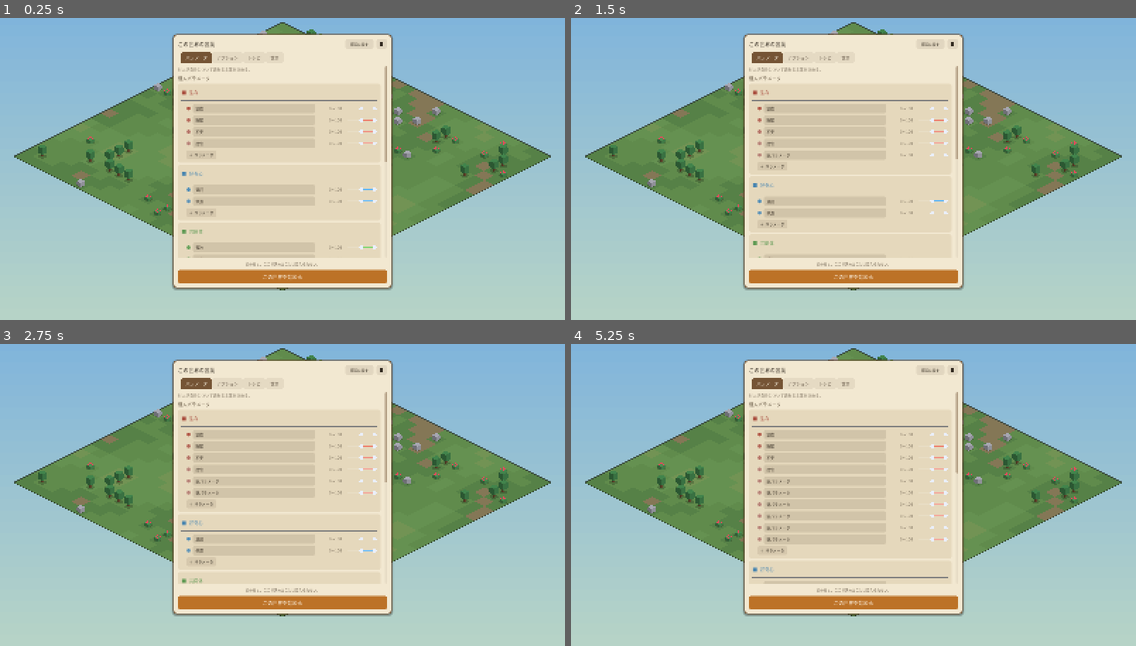
Above: before the commit, frames 1-4 (two rows, left to right).
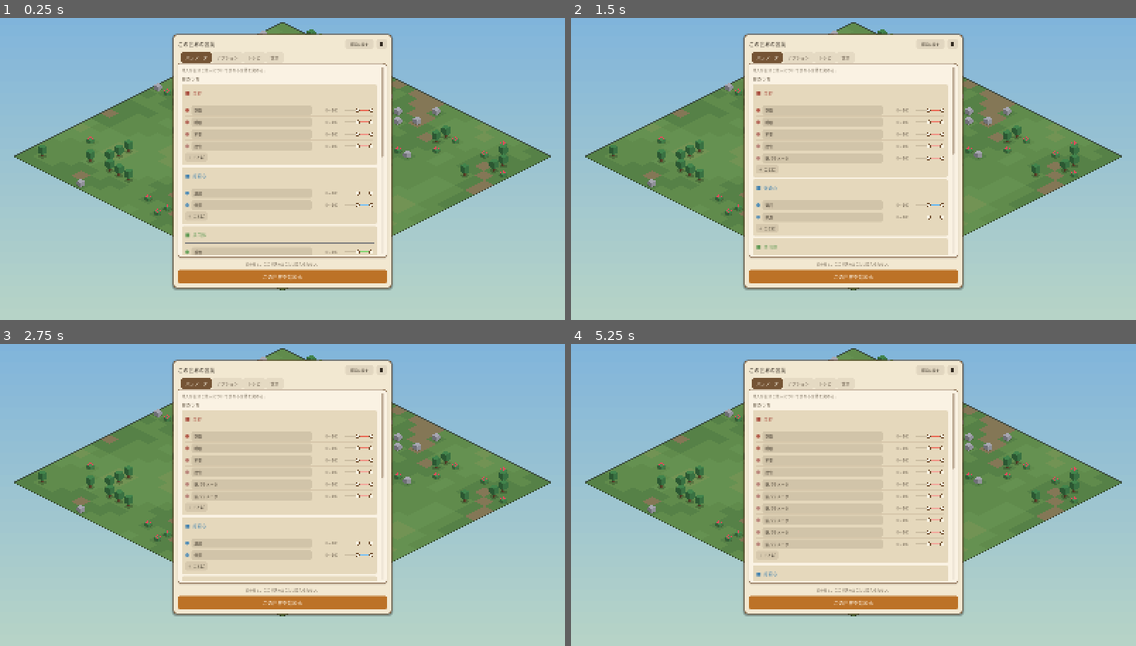
Above: after the commit, the same moments.

Repository: asterisk-cn/world-simulator
Game: Godot game, scene res://scenes/main.tscn
The game is run twice, just before and just after one commit, with the same random seed, the same clock (stepped at 60 frames per second) and the same inputs.
Inputs (mouse positions are in pixels of both pictures, inside the frame that each line leads up to):
- Up to frame 1 (0.25 s): no input
- Up to frame 2 (1.5 s): click "既定に戻す" at 0.5 s; click (774, 153) at 1.25 s, where only the run before the commit has a clickable "＋ パラメータ"
- Up to frame 3 (2.75 s): click (203, 491) at 2 s, where only the run before the commit has a clickable "＋ パラメータ"
- Up to frame 4 (5.25 s): click (774, 504) at 2.75 s, where only the run before the commit has a clickable "＋ パラメータ"; click (774, 516) at 3.5 s, where only the run before the commit has a clickable "＋ パラメータ"; click (774, 528) at 4.25 s, where only the run before the commit has a clickable "＋ パラメータ"; click (774, 540) at 5 s, where only the run before the commit has a clickable "＋ パラメータ"

The runs differ from the first frame. In frame 1, 3.9% of the frame differs, in the area x 31-69%, y 14-80%; in frame 2, 3.6%; in frame 3, 4.0%; in frame 4, 4.2%.

Commit message:
セットアップとゲーム内で見え方を揃え、細部を直す
- 「個人パラメータ／関係パラメータ」を「胸のうち／間柄」へ。
  仕組みは同じで関わる人数が違うだけなので、名前も対にした
- タブの選択を全周を丸めた札に。下だけ角が立って切れて見えていた。
  中身を一枚の紙として敷き、めくって切り替える感じにする
- 一覧を行ごとのカードから、1枚の表＋細い罫線へ。
  同じ色の箱が階段状に積まれて、どこまでが1行か読めなかった
- 設定側のパラメータ行も同じ形に揃えた
- スライダーのつまみが透けて溝の色を拾っていたので塗りつぶす
- 間柄のマスを押しただけで関係が生まれていたのを修正（pair_peek）
- 村人の足元の行動表示をやめる
- 「この人を見る」を目のアイコンへ
- フォントを丸ゴシック優先に

Co-Authored-By: Claude Opus 5 <noreply@anthropic.com>

Diff:
--- a/scripts/autoload/schema.gd
+++ b/scripts/autoload/schema.gd
@@ -17,8 +17,8 @@
 const SCOPE_PAIR := "pair"
 
 const SCOPE_LABEL := {
-	SCOPE_SELF: "個人パラメータ",
-	SCOPE_PAIR: "関係パラメータ",
+	SCOPE_SELF: "胸のうち",
+	SCOPE_PAIR: "間柄",
 }
 
 # ---------------------------------------------------------------------------
--- a/scripts/main.gd
+++ b/scripts/main.gd
@@ -89,9 +89,10 @@
 
 func _setup_font() -> void:
 	var sf := SystemFont.new()
+	# 角丸のブロックと紙の世界なので、字も丸みのあるものを先に探す
 	sf.font_names = PackedStringArray([
-		"Hiragino Sans", "Hiragino Kaku Gothic ProN", "Yu Gothic",
-		"Noto Sans CJK JP", "Meiryo", "Sans-Serif",
+		"Hiragino Maru Gothic ProN", "Hiragino Maru Gothic Pro",
+		"YuGothic", "Hiragino Sans", "Noto Sans CJK JP", "Meiryo", "Sans-Serif",
 	])
 	sf.allow_system_fallback = true
 	SimConfig.ui_font = sf
--- /dev/null
+++ b/scripts/ui/eye_button.gd
@@ -0,0 +1,30 @@
+class_name EyeButton
+extends Button
+## 「この人を見る」ボタン。文言だと行に並んだとき目立ちすぎるので、目を描く。
+
+func _ready() -> void:
+	custom_minimum_size = Vector2(28, UIKit.ROW_H - 3)
+	var icon := _Eye.new()
+	add_child(icon)
+	icon.set_anchors_and_offsets_preset(Control.PRESET_FULL_RECT)
+
+
+class _Eye extends Control:
+	func _ready() -> void:
+		mouse_filter = Control.MOUSE_FILTER_IGNORE
+
+	func _draw() -> void:
+		var c := size * 0.5
+		var ink := UIKit.TEXT
+		# まぶた
+		var top := PackedVector2Array()
+		var bottom := PackedVector2Array()
+		for i in range(13):
+			var t := float(i) / 12.0
+			var x := -7.0 + t * 14.0
+			var y := -sin(t * PI) * 4.2
+			top.append(c + Vector2(x, y))
+			bottom.append(c + Vector2(x, -y))
+		draw_polyline(top, ink, 1.4)
+		draw_polyline(bottom, ink, 1.4)
+		draw_circle(c, 2.1, ink)
--- a/scripts/ui/hud.gd
+++ b/scripts/ui/hud.gd
@@ -92,7 +92,7 @@
 	_win_btns = {
 		"roster": UIKit.toggle_button(row, "☷", "村人", _toggle_roster, 30, 15),
 		"board": UIKit.toggle_button(row, "▤", "掲示板", _toggle_board, 30, 15),
-		"matrix": UIKit.toggle_button(row, "▦", "関係マトリクス", _toggle_matrix, 30, 15),
+		"matrix": UIKit.toggle_button(row, "▦", "間柄", _toggle_matrix, 30, 15),
 		"rules": UIKit.toggle_button(row, "⚙", "この世界の言葉", _toggle_rules, 30, 15),
 		"debug": UIKit.toggle_button(row, "☰", "デバッグ", _toggle_debug, 30, 15),
 	}
--- a/scripts/ui/inspector.gd
+++ b/scripts/ui/inspector.gd
@@ -128,7 +128,7 @@
 
 
 func _build_self_params() -> void:
-	UIKit.section(_body, "個人パラメータ")
+	UIKit.section(_body, "胸のうち")
 	if Schema.self_params().is_empty():
 		_body.add_child(UIKit.label("　定義されていない", 11, UIKit.TEXT_DIM))
 		return
@@ -158,10 +158,10 @@
 # ---------------------------------------------------------------------------
 
 func _build_pairs() -> void:
-	UIKit.section(_body, "関係パラメータ")
+	UIKit.section(_body, "間柄")
 
 	if subject.pairs.is_empty():
-		_body.add_child(UIKit.label("　まだ誰とも接していない", 11, UIKit.TEXT_DIM))
+		_body.add_child(UIKit.label("　まだ誰とも会っていない", 11, UIKit.TEXT_DIM))
 		return
 
 	for oid in subject.pairs.keys():
@@ -196,8 +196,10 @@
 		head.add_child(fold)
 		fold.pressed.connect(_toggle_pair.bind(target_id, body, fold, String(other.vname)))
 
-		var jump := UIKit.button(head, "この人を見る", _jump_to.bind(target_id), 10)
-		jump.custom_minimum_size = Vector2(84, UIKit.ROW_H - 3)
+		var jump := EyeButton.new()
+		jump.tooltip_text = "%s を見る" % other.vname
+		head.add_child(jump)
+		jump.pressed.connect(_jump_to.bind(target_id))
 
 		box.add_child(body)
 		for d in Schema.pair_params():
--- a/scripts/ui/matrix_panel.gd
+++ b/scripts/ui/matrix_panel.gd
@@ -27,7 +27,7 @@
 	root.add_theme_constant_override("separation", UIKit.GAP)
 	add_child(root)
 
-	var head := UIKit.window_header(root, "関係マトリクス", _close)
+	var head := UIKit.window_header(root, "間柄", _close)
 	_param_opt = UIKit.dropdown([], [], "")
 	_param_opt.custom_minimum_size = Vector2(110, UIKit.ROW_H)
 	head.add_child(_param_opt)
@@ -212,7 +212,10 @@
 
 func _get_cell(key: String) -> float:
 	var f = world.villager_by_id(_sel_from)
-	return 0.0 if f == null else f.pair_to(_sel_to).get_v(key)
+	if f == null:
+		return 0.0
+	var pp = f.pair_peek(_sel_to)
+	return 0.0 if pp == null else pp.get_v(key)
 
 
 func _swap_pair() -> void:
@@ -235,8 +238,11 @@
 		return
 
 	var head := HBoxContainer.new()
+	head.add_theme_constant_override("separation", UIKit.GAP)
 	_detail.add_child(head)
 	head.add_child(UIKit.label("%s → %s" % [f.vname, t.vname], 12, UIKit.TEXT))
+	if f.pair_peek(_sel_to) == null:
+		head.add_child(UIKit.label("まだ会っていない", 10, UIKit.TEXT_DIM))
 	var sw := UIKit.button(head, "向きを反転", _swap_pair, 10)
 	sw.custom_minimum_size = Vector2(80, UIKit.ROW_H)
 
--- a/scripts/ui/range_slider.gd
+++ b/scripts/ui/range_slider.gd
@@ -69,11 +69,13 @@
 
 func _draw() -> void:
 	var y := size.y * 0.5
-	draw_line(Vector2(PAD, y), Vector2(size.x - PAD, y), Color(1, 1, 1, 0.12), 3.0)
+	draw_line(Vector2(PAD, y), Vector2(size.x - PAD, y), Color(0.30, 0.22, 0.14, 0.16), 3.0)
 	draw_line(Vector2(_pos_of(lo), y), Vector2(_pos_of(hi), y), tint, 3.0)
 	# 0 の位置に目印
 	if min_value < 0.0 and max_value > 0.0:
 		var zx := _pos_of(0.0)
-		draw_line(Vector2(zx, y - 5.0), Vector2(zx, y + 5.0), Color(1, 1, 1, 0.22), 1.0)
+		draw_line(Vector2(zx, y - 5.0), Vector2(zx, y + 5.0), Color(0.30, 0.22, 0.14, 0.30), 1.0)
+	# つまみは塗りつぶす。透けると溝の色が乗って掴めるものに見えない
 	for x in [_pos_of(lo), _pos_of(hi)]:
-		draw_circle(Vector2(x, y), 5.5, Color(0.92, 0.94, 0.98))
+		draw_circle(Vector2(x, y), 6.0, UIKit.WOOD)
+		draw_circle(Vector2(x, y), 4.4, Color(0.98, 0.96, 0.90))
--- a/scripts/ui/rules_panel.gd
+++ b/scripts/ui/rules_panel.gd
@@ -124,9 +124,12 @@
 func _make_tab(title: String) -> VBoxContainer:
 	var holder := MarginContainer.new()
 	holder.name = title
-	holder.add_theme_constant_override("margin_top", UIKit.GAP)
+	holder.add_theme_constant_override("margin_top", 2)
 	_tabs.add_child(holder)
-	return UIKit.scroll_body(holder)
+	var page := PanelContainer.new()
+	page.add_theme_stylebox_override("panel", UIKit.page_style())
+	holder.add_child(page)
+	return UIKit.scroll_body(page)
 
 
 func _reset_all() -> void:
@@ -150,7 +153,7 @@
 		return
 	_clear(_param_box)
 	if editable:
-		UIKit.wrapped(_param_box, "村人が自分について語れる言葉を決める。", 11, UIKit.TEXT_DIM)
+		UIKit.wrapped(_param_box, "村人が自分と他人について語れる言葉を決める。", 11, UIKit.TEXT_DIM)
 
 	for scope in [Schema.SCOPE_SELF, Schema.SCOPE_PAIR]:
 		var sc := String(scope)
@@ -161,7 +164,7 @@
 			_build_category(sc, String(cat))
 
 		if editable:
-			UIKit.add_button(_param_box, "＋ カテゴリを追加", _add_category.bind(sc))
+			UIKit.add_button(_param_box, "＋ 束を追加", _add_category.bind(sc))
 		UIKit.spacer(_param_box, 10)
 
 
@@ -187,21 +190,22 @@
 
 	box.add_child(HSeparator.new())
 
-	# 中身は一段下げる
-	var indent := MarginContainer.new()
-	indent.add_theme_constant_override("margin_left", UIKit.PAD)
-	box.add_child(indent)
 	var inner := VBoxContainer.new()
-	inner.add_theme_constant_override("separation", UIKit.GAP_S)
-	indent.add_child(inner)
-
+	inner.add_theme_constant_override("separation", 0)
+	box.add_child(inner)
+
+	var first := true
 	for d in Schema.params_in(scope):
 		if String(d["category"]) != cat:
 			continue
+		if not first:
+			UIKit.hairline(inner)
+		first = false
 		_build_param(inner, d)
 
 	if editable:
-		UIKit.add_button(inner, "＋ パラメータ", _add_param.bind(scope, cat))
+		UIKit.spacer(inner, 2)
+		UIKit.add_button(inner, "＋ ことば", _add_param.bind(scope, cat))
 
 
 ## 見出し用の、枠を消した入力欄
@@ -230,9 +234,13 @@
 	var pid := String(def["id"])
 	var col := Schema.param_color(pid)
 
+	var pad := MarginContainer.new()
+	pad.add_theme_constant_override("margin_top", 3)
+	pad.add_theme_constant_override("margin_bottom", 3)
+	box.add_child(pad)
 	var row := HBoxContainer.new()
-	row.add_theme_constant_override("separation", 6)
-	box.add_child(row)
+	row.add_theme_constant_override("separation", UIKit.GAP_S)
+	pad.add_child(row)
 	row.add_child(UIKit.label("●", 12, col.darkened(0.25)))
 
 	if not editable:
@@ -303,30 +311,39 @@
 	for k in kinds:
 		kind_labels.append(Schema.behavior_label(String(k)))
 
+	# 一覧は1枚の表にする。行ごとにカードを積むと、同じ色の箱が階段状に並んで
+	# どこまでが1行なのか分からなくなる。
+	var sheet := UIKit.card(Color(0.94, 0.90, 0.82), UIKit.GAP_S)
+	_action_box.add_child(sheet)
+	var rows := VBoxContainer.new()
+	rows.add_theme_constant_override("separation", 0)
+	sheet.add_child(rows)
+
+	var first := true
 	for a in Schema.actions:
 		var act: Dictionary = a
 		var aid := String(act["id"])
 		var kind := String(act["kind"])
-		var card := UIKit.card()
-		_action_box.add_child(card)
-		var box := VBoxContainer.new()
-		box.add_theme_constant_override("separation", UIKit.GAP_S)
-		card.add_child(box)
+		if not first:
+			UIKit.hairline(rows)
+		first = false
+
+		var pad := MarginContainer.new()
+		pad.add_theme_constant_override("margin_top", 3)
+		pad.add_theme_constant_override("margin_bottom", 3)
+		rows.add_child(pad)
+		var row := HBoxContainer.new()
+		row.add_theme_constant_override("separation", UIKit.GAP_S)
+		pad.add_child(row)
 
 		if not editable:
-			var head := HBoxContainer.new()
-			head.add_theme_constant_override("separation", 8)
-			box.add_child(head)
-			head.add_child(UIKit.label(String(act["label"]), 13, UIKit.TEXT))
-			head.add_child(UIKit.label("%s ／ %s"
+			var nm := UIKit.label(String(act["label"]), 12, UIKit.TEXT)
+			nm.size_flags_horizontal = Control.SIZE_EXPAND_FILL
+			row.add_child(nm)
+			row.add_child(UIKit.label("%s ／ %s"
 				% [Schema.behavior_label(kind), Schema.target_label(kind, String(act["target"]))],
 				10, UIKit.TEXT_DIM))
 			continue
-
-		# 名前・タイプ・対象を1行に。ラベルが縦に繰り返されると視線が戻され続ける
-		var row := HBoxContainer.new()
-		row.add_theme_constant_override("separation", UIKit.GAP_S)
-		box.add_child(row)
 
 		var le := LineEdit.new()
 		le.text = String(act["label"])
@@ -337,20 +354,22 @@
 		le.text_changed.connect(_set_a_label.bind(act))
 
 		var kind_opt := UIKit.dropdown(kinds, kind_labels, kind)
-		kind_opt.custom_minimum_size = Vector2(78, UIKit.ROW_H)
+		kind_opt.custom_minimum_size = Vector2(84, UIKit.ROW_H)
 		row.add_child(kind_opt)
 		kind_opt.item_selected.connect(func(i: int) -> void:
 			_set_kind(String(kinds[i]), act))
 
 		var tkeys: Array = Schema.targets_of(kind).keys()
 		if tkeys.is_empty():
-			row.add_child(UIKit.label("対象がない", 10, Color(0.72, 0.36, 0.18)))
+			var none := UIKit.label("対象がない", 10, Color(0.72, 0.36, 0.18))
+			none.custom_minimum_size = Vector2(124, 0)
+			row.add_child(none)
 		else:
 			var tlabels: Array = []
 			for t in tkeys:
 				tlabels.append(Schema.target_label(kind, String(t)))
 			var t_opt := UIKit.dropdown(tkeys, tlabels, String(act["target"]))
-			t_opt.custom_minimum_size = Vector2(112, UIKit.ROW_H)
+			t_opt.custom_minimum_size = Vector2(124, UIKit.ROW_H)
 			row.add_child(t_opt)
 			t_opt.item_selected.connect(func(i: int) -> void:
 				_set_target(String(tkeys[i]), act))
--- a/scripts/ui/ui_kit.gd
+++ b/scripts/ui/ui_kit.gd
@@ -83,8 +83,8 @@
 	# 選ばれているタブは木の色で塗り、紙の文字を乗せる。半端な濃さだと選択が読めない
 	var tab_on := StyleBoxFlat.new()
 	tab_on.bg_color = WOOD
-	tab_on.corner_radius_top_left = 7
-	tab_on.corner_radius_top_right = 7
+	# 下だけ角が立っていると、中身の面に刺さって切れたように見える。札として全周を丸める
+	tab_on.set_corner_radius_all(7)
 	tab_on.content_margin_left = 14
 	tab_on.content_margin_right = 14
 	tab_on.content_margin_top = 6
@@ -289,6 +289,33 @@
 	b.custom_minimum_size = Vector2(0, ROW_H - 3)
 	b.size_flags_horizontal = Control.SIZE_SHRINK_BEGIN
 	return b
+
+
+## タブの中身を一枚の紙として見せる。札（タブ）と紙が繋がって、
+## めくって切り替えている感じになる。
+static func page_style() -> StyleBoxFlat:
+	var sb := StyleBoxFlat.new()
+	sb.bg_color = Color(0.98, 0.95, 0.89)
+	sb.set_corner_radius_all(8)
+	sb.corner_radius_top_left = 2
+	sb.content_margin_left = PAD_S
+	sb.content_margin_right = PAD_S
+	sb.content_margin_top = PAD_S
+	sb.content_margin_bottom = PAD_S
+	sb.border_color = Color(0.46, 0.33, 0.21, 0.30)
+	sb.set_border_width_all(1)
+	sb.shadow_color = Color(0, 0, 0, 0.10)
+	sb.shadow_size = 3
+	sb.shadow_offset = Vector2(0, 2)
+	return sb
+
+
+## 一覧の行と行を分ける細い線
+static func hairline(parent: Node) -> void:
+	var l := ColorRect.new()
+	l.color = Color(0.46, 0.33, 0.21, 0.13)
+	l.custom_minimum_size = Vector2(0, 1)
+	parent.add_child(l)
 
 
 ## 縦スクロールする中身を包み、スクロールバーとの余白を作る。
--- a/scripts/villager/villager.gd
+++ b/scripts/villager/villager.gd
@@ -68,6 +68,12 @@
 
 func knows(other_id: int) -> bool:
 	return pairs.has(other_id)
+
+
+## 覗くだけ。pair_to と違って、無ければ作らない。
+## 見ただけで「会ったことがある」が生まれてしまうのを防ぐ。
+func pair_peek(other_id: int) -> PairParams:
+	return pairs.get(other_id, null)
 
 
 func item_count(item: String) -> int:
@@ -342,8 +348,6 @@
 		_bubbles[i].draw_on(self, Vector2(0, -48 - lift - tier - float(i) * 18.0))
 
 	_label(font, vname, Vector2(-40, -30 - lift - tier), 80, 11, Color(1, 1, 1, alpha))
-	if selected:
-		_label(font, action_label(), Vector2(-55, 16), 110, 10, Color(1.0, 0.93, 0.62))
 
 
 ## 世界の上に置く文字。縁取りがないと昼は白飛び、夜は沈んで読めない。
Not shown, added: scripts/ui/eye_button.gd.uid
